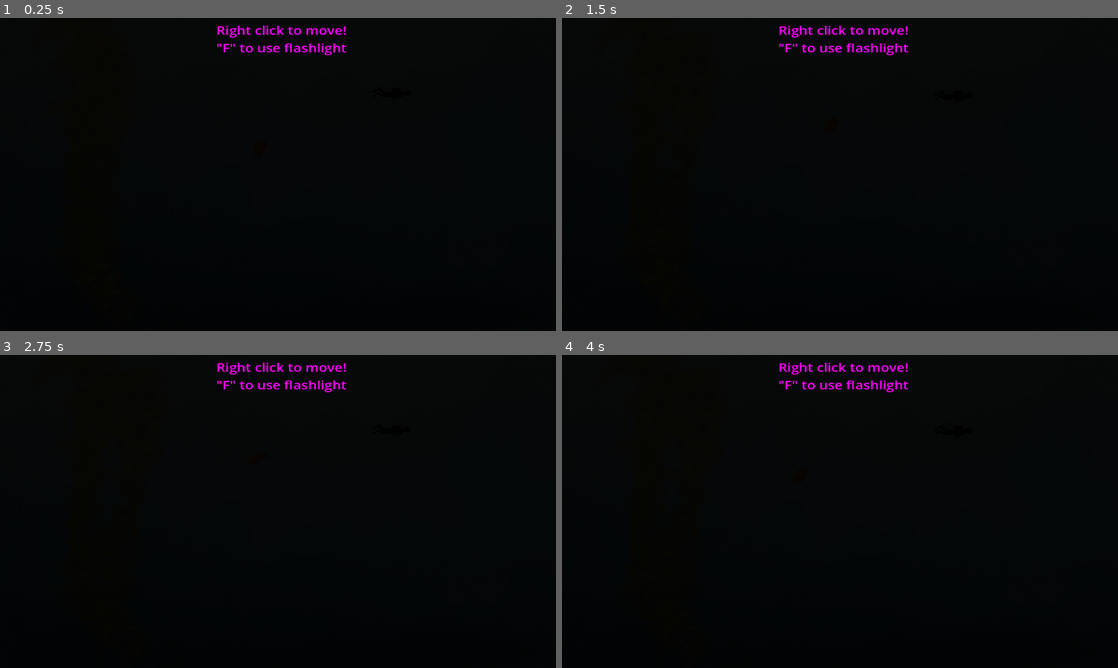
Above: before the commit, frames 1-4 (two rows, left to right).
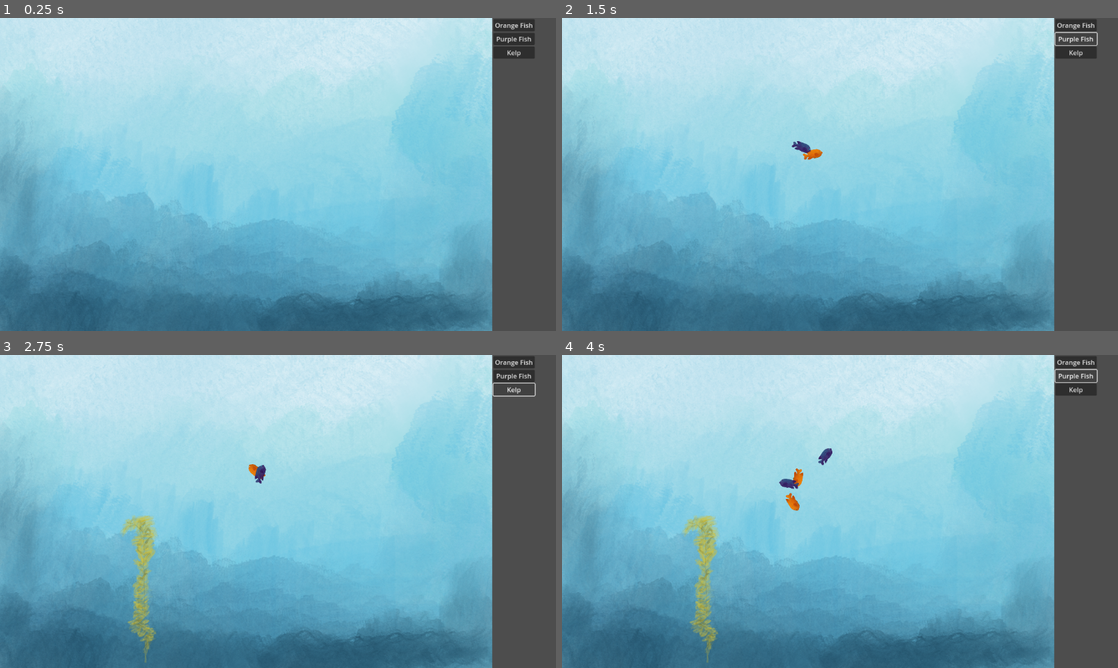
Above: after the commit, the same moments.

Repository: sbarton272/godot-aquarium
Game: Godot game, scene res://DragAndDropTank/drag_and_drop_tank.tscn
Two runs of this game, one before a commit and one after it. Both use one fixed random seed, a clock stepped at 60 frames per second and the inputs below. Before the commit the project starts from res://test scenes/animated_kelp_test.tscn.
Inputs (mouse positions are in pixels of both pictures, inside the frame that each line leads up to):
- Up to frame 1 (0.25 s): no input
- Up to frame 2 (1.5 s): click (1073, 24) at 0.5 s, where only the run after the commit has a clickable "Orange Fish"; click (1073, 39) at 1.25 s, where only the run after the commit has a clickable "Purple Fish"
- Up to frame 3 (2.75 s): click (511, 389) at 2 s, where only the run after the commit has a clickable "Kelp"
- Up to frame 4 (4 s): click (1073, 361) at 2.75 s, where only the run after the commit has a clickable "Orange Fish"; click (1073, 376) at 3.5 s, where only the run after the commit has a clickable "Purple Fish"

The runs differ from the first frame. In frame 1, 100% of the frame differs, in the area x 0-100%, y 0-100%; in frame 2, 100%; in frame 3, 100%; in frame 4, 100%.

Commit message:
New main scene with buttons to spawn critters

Diff:
--- /dev/null
+++ b/GodotAquariumProject1/DragAndDropTank/button_detector.gd
@@ -0,0 +1,15 @@
+extends Node2D
+
+# Called when the node enters the scene tree for the first time.
+func _ready():
+	pass # Replace with function body.
+
+
+# Called every frame. 'delta' is the elapsed time since the previous frame.
+func _process(delta):
+	pass
+
+func _on_fish_button_clicked(scene: PackedScene):
+	var new_scene = scene.instantiate()
+	new_scene.position = get_viewport_rect().get_center()
+	add_child(new_scene)
--- /dev/null
+++ b/GodotAquariumProject1/DragAndDropTank/drag_and_drop_fish_orange.tscn
@@ -0,0 +1,13 @@
+[gd_scene load_steps=3 format=3 uid="uid://c4mx6gs6cuxdw"]
+
+[ext_resource type="Texture2D" uid="uid://do2cs7sacr5ab" path="res://graphics/spencer_orange_fish_2.png" id="1_j3407"]
+[ext_resource type="Script" path="res://DragAndDropTank/fish_movement_component_2.gd" id="2_g4n23"]
+
+[node name="Fish" type="Node2D"]
+
+[node name="FishSprite" type="Sprite2D" parent="."]
+scale = Vector2(0.05, 0.05)
+texture = ExtResource("1_j3407")
+
+[node name="FishMovementComponent" type="Node2D" parent="."]
+script = ExtResource("2_g4n23")
--- /dev/null
+++ b/GodotAquariumProject1/DragAndDropTank/drag_and_drop_fish_purple.tscn
@@ -0,0 +1,13 @@
+[gd_scene load_steps=3 format=3 uid="uid://5oupmlivqrpn"]
+
+[ext_resource type="Texture2D" uid="uid://bijk2b3hdotsk" path="res://graphics/spencer_purple_fish_1.png" id="1_m6gt6"]
+[ext_resource type="Script" path="res://DragAndDropTank/fish_movement_component_2.gd" id="2_2jor5"]
+
+[node name="Fish" type="Node2D"]
+
+[node name="FishSprite" type="Sprite2D" parent="."]
+scale = Vector2(0.05, 0.05)
+texture = ExtResource("1_m6gt6")
+
+[node name="FishMovementComponent" type="Node2D" parent="."]
+script = ExtResource("2_2jor5")
--- /dev/null
+++ b/GodotAquariumProject1/DragAndDropTank/drag_and_drop_globals.gd
@@ -0,0 +1,6 @@
+extends Node
+
+var max_x: int = 1200
+var min_x: int = 0
+var max_y: int = 800
+var min_y: int = 0
--- /dev/null
+++ b/GodotAquariumProject1/DragAndDropTank/drag_and_drop_kelp.gd
@@ -0,0 +1,12 @@
+extends Node2D
+
+@onready var kelp_sprite: Sprite2D = $KelpSprite
+
+func _ready():
+	var shader_material: ShaderMaterial = kelp_sprite.material as ShaderMaterial
+	var rand_distance: float = randf_range(1,150)
+	shader_material.set_shader_parameter("sway_distance",rand_distance)
+	var rand_scale: float = randf_range(0.4,1)
+	kelp_sprite.scale = Vector2(rand_scale,rand_scale)
+	position.y = 600
+	position.x = randi_range(50,1150)
--- /dev/null
+++ b/GodotAquariumProject1/DragAndDropTank/drag_and_drop_kelp.tscn
@@ -0,0 +1,21 @@
+[gd_scene load_steps=5 format=3 uid="uid://4mxcrdtg7rmt"]
+
+[ext_resource type="Script" path="res://DragAndDropTank/drag_and_drop_kelp.gd" id="1_j5ibn"]
+[ext_resource type="Shader" path="res://resources/kelp_sway_shader.gdshader" id="2_wno2s"]
+[ext_resource type="Texture2D" uid="uid://cl4is2j61po2t" path="res://graphics/kelp.png" id="3_demxg"]
+
+[sub_resource type="ShaderMaterial" id="ShaderMaterial_n1obi"]
+resource_local_to_scene = true
+shader = ExtResource("2_wno2s")
+shader_parameter/sway_distance = 0.0
+
+[node name="Kelp" type="Node2D"]
+script = ExtResource("1_j5ibn")
+
+[node name="KelpSprite" type="Sprite2D" parent="."]
+material = SubResource("ShaderMaterial_n1obi")
+position = Vector2(37, 0)
+rotation = -0.125198
+scale = Vector2(0.7, 0.7)
+texture = ExtResource("3_demxg")
+hframes = 2
--- /dev/null
+++ b/GodotAquariumProject1/DragAndDropTank/drag_and_drop_tank.tscn
@@ -0,0 +1,60 @@
+[gd_scene load_steps=7 format=3 uid="uid://d37erh7ejwqs8"]
+
+[ext_resource type="Texture2D" uid="uid://dijcsgjaqbhmb" path="res://graphics/tank.png" id="1_lywwj"]
+[ext_resource type="Script" path="res://DragAndDropTank/fish_button.gd" id="2_0p5uj"]
+[ext_resource type="Script" path="res://DragAndDropTank/button_detector.gd" id="2_ohu33"]
+[ext_resource type="PackedScene" uid="uid://c4mx6gs6cuxdw" path="res://DragAndDropTank/drag_and_drop_fish_orange.tscn" id="3_ws3tr"]
+[ext_resource type="PackedScene" uid="uid://5oupmlivqrpn" path="res://DragAndDropTank/drag_and_drop_fish_purple.tscn" id="4_4jeir"]
+[ext_resource type="PackedScene" uid="uid://4mxcrdtg7rmt" path="res://DragAndDropTank/drag_and_drop_kelp.tscn" id="5_e0qyk"]
+
+[node name="DragAndDropTank" type="Node2D"]
+
+[node name="TankBackground" type="Sprite2D" parent="."]
+position = Vector2(600, 401)
+texture = ExtResource("1_lywwj")
+
+[node name="CanvasLayer" type="CanvasLayer" parent="."]
+
+[node name="InventoryMenuContainer" type="GridContainer" parent="."]
+offset_left = 1203.0
+offset_top = 3.0
+offset_right = 1371.0
+offset_bottom = 805.0
+
+[node name="FishButton" type="Button" parent="InventoryMenuContainer"]
+layout_mode = 2
+action_mode = 0
+keep_pressed_outside = true
+text = "Orange Fish"
+script = ExtResource("2_0p5uj")
+my_scene = ExtResource("3_ws3tr")
+
+[node name="FishButton2" type="Button" parent="InventoryMenuContainer"]
+layout_mode = 2
+action_mode = 0
+keep_pressed_outside = true
+text = "Purple Fish"
+script = ExtResource("2_0p5uj")
+my_scene = ExtResource("4_4jeir")
+
+[node name="FishButton3" type="Button" parent="InventoryMenuContainer"]
+layout_mode = 2
+action_mode = 0
+keep_pressed_outside = true
+text = "Kelp"
+script = ExtResource("2_0p5uj")
+my_scene = ExtResource("5_e0qyk")
+
+[node name="Camera2D" type="Camera2D" parent="."]
+position = Vector2(678, 400)
+zoom = Vector2(0.85, 0.81)
+
+[node name="ButtonDetector" type="Node2D" parent="."]
+script = ExtResource("2_ohu33")
+
+[connection signal="button_down" from="InventoryMenuContainer/FishButton" to="InventoryMenuContainer/FishButton" method="_on_button_down"]
+[connection signal="clicked" from="InventoryMenuContainer/FishButton" to="ButtonDetector" method="_on_fish_button_clicked"]
+[connection signal="button_down" from="InventoryMenuContainer/FishButton2" to="InventoryMenuContainer/FishButton2" method="_on_button_down"]
+[connection signal="clicked" from="InventoryMenuContainer/FishButton2" to="ButtonDetector" method="_on_fish_button_clicked"]
+[connection signal="button_down" from="InventoryMenuContainer/FishButton3" to="InventoryMenuContainer/FishButton3" method="_on_button_down"]
+[connection signal="clicked" from="InventoryMenuContainer/FishButton3" to="ButtonDetector" method="_on_fish_button_clicked"]
--- /dev/null
+++ b/GodotAquariumProject1/DragAndDropTank/fish_button.gd
@@ -0,0 +1,8 @@
+extends Button
+
+signal clicked(PackedScene)
+
+@export var my_scene: PackedScene
+
+func _on_button_down():
+	clicked.emit(my_scene)
--- /dev/null
+++ b/GodotAquariumProject1/DragAndDropTank/fish_movement_component_2.gd
@@ -0,0 +1,50 @@
+extends Node2D
+
+var is_moving: bool = true
+var facing: float
+var speed: float = 50
+var turn_speed: float
+var move_time: float
+var move_time_max: float
+
+@onready var parent_object: Node2D = $".."
+@onready var sprite: Sprite2D = $"../FishSprite"
+
+func _ready() -> void:
+	get_new_direction()
+	is_moving = true
+
+func _process(delta: float) -> void:
+	if is_moving:
+		move(delta)
+
+	#keep fish within bounds
+	if parent_object.position.x > draganddropglobals.max_x:
+		parent_object.position.x = draganddropglobals.max_x
+
+	if parent_object.position.x < draganddropglobals.min_x:
+		parent_object.position.x = draganddropglobals.min_x
+
+	if parent_object.position.y > draganddropglobals.max_y:
+		parent_object.position.y = draganddropglobals.max_y
+
+	if parent_object.position.y < draganddropglobals.min_y:
+		parent_object.position.y = draganddropglobals.min_y
+
+func move(delta: float):
+	parent_object.position += Vector2.RIGHT.rotated(facing) * speed * delta
+	facing += turn_speed
+	parent_object.rotation = facing
+	move_time += delta
+	if move_time >= move_time_max:
+		get_new_direction()
+
+func get_new_direction():
+	move_time = 0
+	facing = randf_range(0, (2*PI))
+	turn_speed = randf_range(-0.05,0.05)
+	move_time_max = randf_range(0.5,5)
+	if facing > PI/2 and facing < 3*PI/2:
+		sprite.flip_v = true
+	else:
+		sprite.flip_v = false
--- a/GodotAquariumProject1/project.godot
+++ b/GodotAquariumProject1/project.godot
@@ -11,13 +11,14 @@
 [application]
 
 config/name="FishTank"
-run/main_scene="res://test scenes/animated_kelp_test.tscn"
+run/main_scene="res://DragAndDropTank/drag_and_drop_tank.tscn"
 config/features=PackedStringArray("4.2", "GL Compatibility")
 config/icon="res://graphics/icon.svg"
 
 [autoload]
 
 globals="*res://systems/globals.gd"
+draganddropglobals="*res://DragAndDropTank/drag_and_drop_globals.gd"
 
 [display]
 
--- a/GodotAquariumProject1/resources/kelp_sway_vshader.tres
+++ b/GodotAquariumProject1/resources/kelp_sway_vshader.tres
@@ -94,7 +94,6 @@
 
 }
 "
-graph_offset = Vector2(-802.761, 71.1038)
 mode = 1
 flags/light_only = false
 nodes/vertex/0/position = Vector2(640, 160)
--- a/GodotAquariumProject1/tank entities/fish_2.tscn
+++ b/GodotAquariumProject1/tank entities/fish_2.tscn
@@ -1,13 +1,13 @@
 [gd_scene load_steps=3 format=3 uid="uid://l2nqn8cy78oa"]
 
-[ext_resource type="Texture2D" uid="uid://u8gorlodh8ij" path="res://graphics/spencer_fish_2.png" id="1_jeuiw"]
+[ext_resource type="Texture2D" uid="uid://do2cs7sacr5ab" path="res://graphics/spencer_orange_fish_2.png" id="1_sgupm"]
 [ext_resource type="Script" path="res://tank entities/fish_movement_component.gd" id="2_qkcx2"]
 
 [node name="Fish" type="Node2D"]
 
 [node name="FishSprite" type="Sprite2D" parent="."]
 scale = Vector2(0.05, 0.05)
-texture = ExtResource("1_jeuiw")
+texture = ExtResource("1_sgupm")
 
 [node name="FishMovementComponent" type="Node2D" parent="."]
 script = ExtResource("2_qkcx2")
Binary file added: GodotAquariumProject1/graphics/spencer_orange_fish_2.png
Not shown, added: GodotAquariumProject1/graphics/spencer_orange_fish_2.png.import
Binary file added: GodotAquariumProject1/graphics/spencer_purple_fish_1.png
Not shown, added: GodotAquariumProject1/graphics/spencer_purple_fish_1.png.import
Not shown, added: artwork/spencer_orange_fish_2.png
Not shown, added: artwork/spencer_purple_fish_1.png
